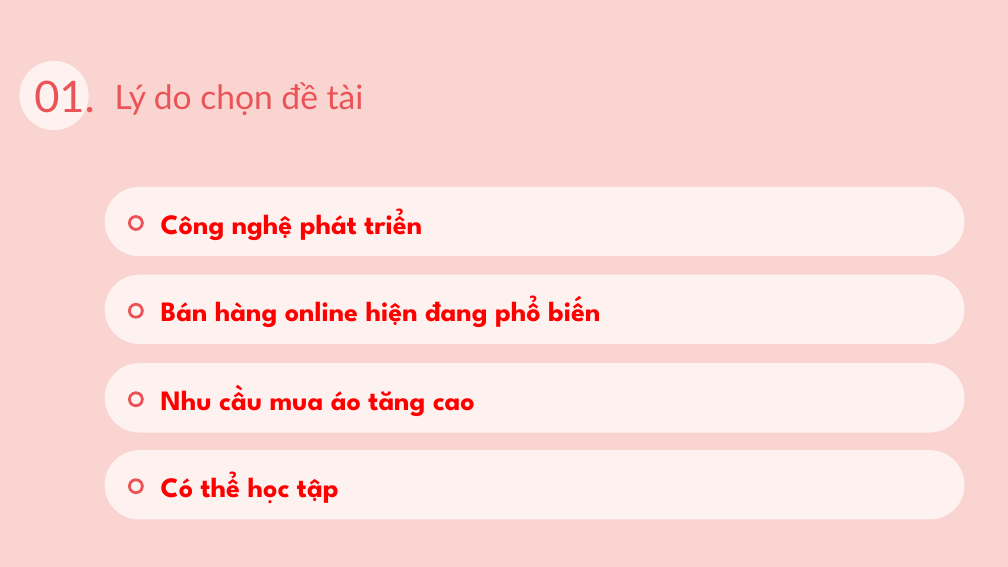
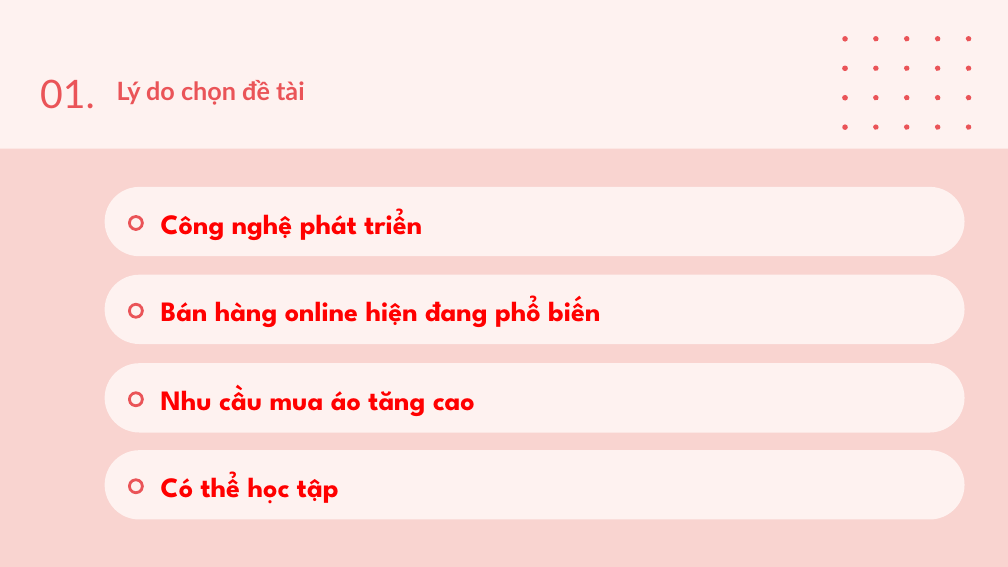
Before and after one commit to Prox404/doan1J2School, a slide deck: slide 3 of Document/slide.pptx (slide 2 before the commit). Drawn at 1008x567 pixels with LibreOffice and Linux fonts; fonts in the diff are those of the drawing. Boxes give left, top, right and bottom in pixels: in the first picture for what was removed or moved away, otherwise in the second. Text is boxed around its words. In the diff, an @@ line names an element or a change of style, - is before the commit and + after.

```diff
--- a/Document/slide.pptx
+++ b/Document/slide.pptx
@@ ellipse: place and size @@
-ellipse at [19, 60, 89, 130]
+ellipse at [21, 55, 91, 125]
@@ group added at [843, 36, 972, 131]: 20 freeform shapes @@
@@ text "01." at [40, 79, 95, 109]: size 31 to 28 pt @@
@@ text "Lý do chọn đề tài" at [117, 80, 305, 105]: size 24 to 18 pt, bold on @@
@@ rectangle: place and size @@
-rectangle at [0, 0, 1008, 567]
+rectangle at [0, 149, 1008, 567]
```
Also in this commit, not shown: 3 other slides changed, 1 slide added, 2 other files.
